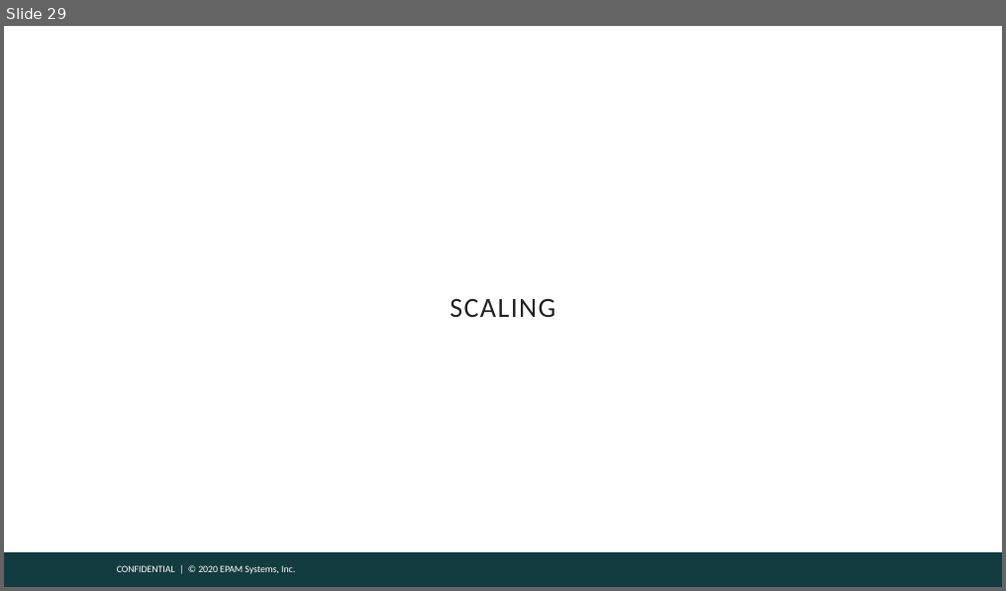
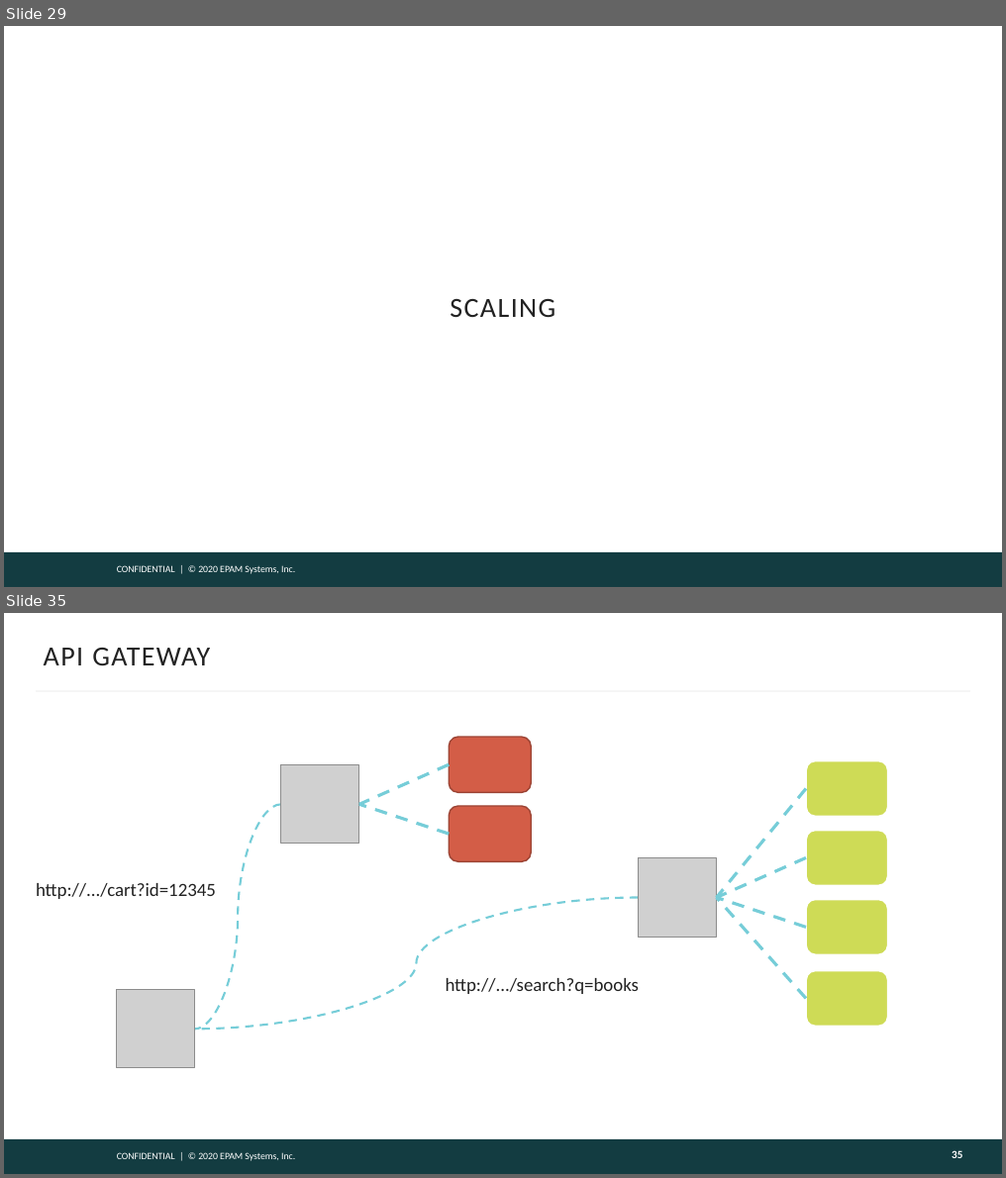
Before and after one commit to gitaroktato/introduction-to-microservices, a slide deck: lecture_3_microservice_patterns.pptx. Shown one above the other, each under a label of ours: slide 29 before the commit, slides 29 and 35 after it; the slides between them are not shown. The pictures are 1006x591 and 1006x1178 pixels, drawn with LibreOffice and Linux fonts; fonts in the diff are those of the drawing; grey boxes stand for pictures; background and template pictures are left out. Boxes give left, top, right and bottom in pixels: in the first picture for what was removed or moved away, otherwise in the second. Text is boxed around its words. In the diff, an @@ line names an element or a change of style, - is before the commit and + after.

```diff
--- a/lecture_3_microservice_patterns.pptx
+++ b/lecture_3_microservice_patterns.pptx
@@ slide 35 added at (x1=4, y1=613, x2=1002, y2=1174), background #FFFFFF; not listed: 2 template elements that a slide beside it also shows @@
@@ title added at (x1=44, y1=648, x2=210, y2=665), 20 pt, text #222222 @@
+API GATEWAY
@@ line added from (36, 691) to (970, 691), #F5F5F5 1.5 pt @@
@@ curved line added from (280, 805) to (195, 1029), #76CDD8 1.5 pt dashed @@
@@ group added at (x1=280, y1=737, x2=531, y2=861): 2 rounded rectangles, 2 lines, 1 picture @@
@@ text added at (x1=36, y1=883, x2=216, y2=899), 13.5 pt, text #222222 @@
+http://.../cart?id=12345
@@ curved line added from (638, 897) to (195, 1029), #76CDD8 1.5 pt dashed @@
@@ group added at (x1=638, y1=761, x2=888, y2=1026): 4 rounded rectangles, 4 lines, 1 picture @@
@@ picture added at (x1=116, y1=990, x2=195, y2=1069) @@
@@ text added at (x1=446, y1=978, x2=640, y2=994), 13.5 pt, text #222222 @@
+http://.../search?q=books
@@ page number added at (x1=951, y1=1151, x2=962, y2=1158), 8 pt, text #FEFEFE, bold @@
+35
```
Also in this commit, not shown: 14 other slides added.
